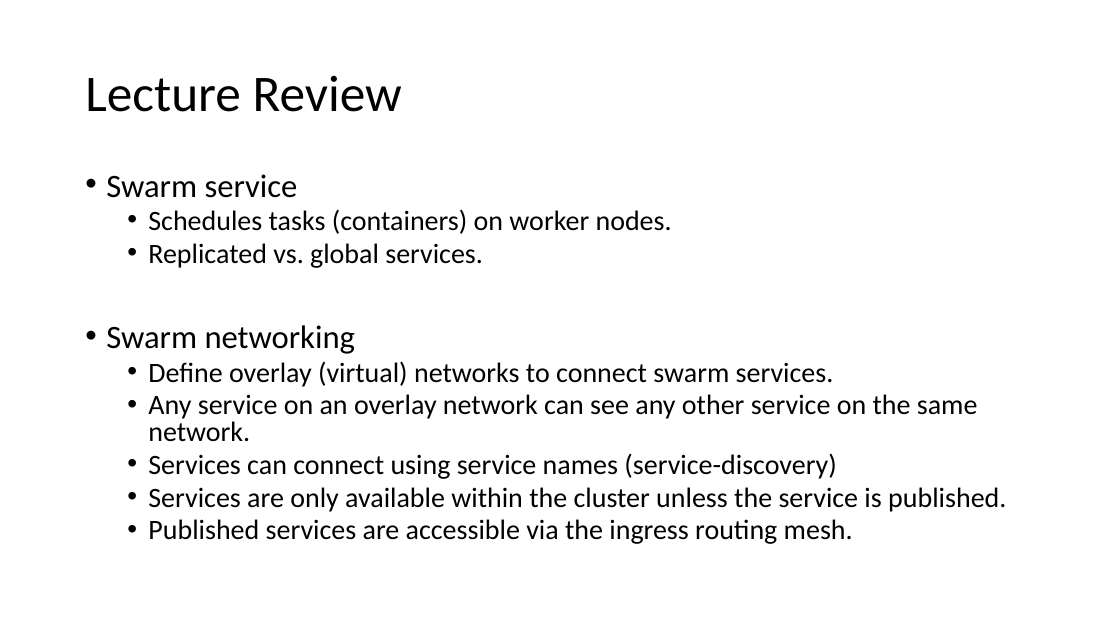
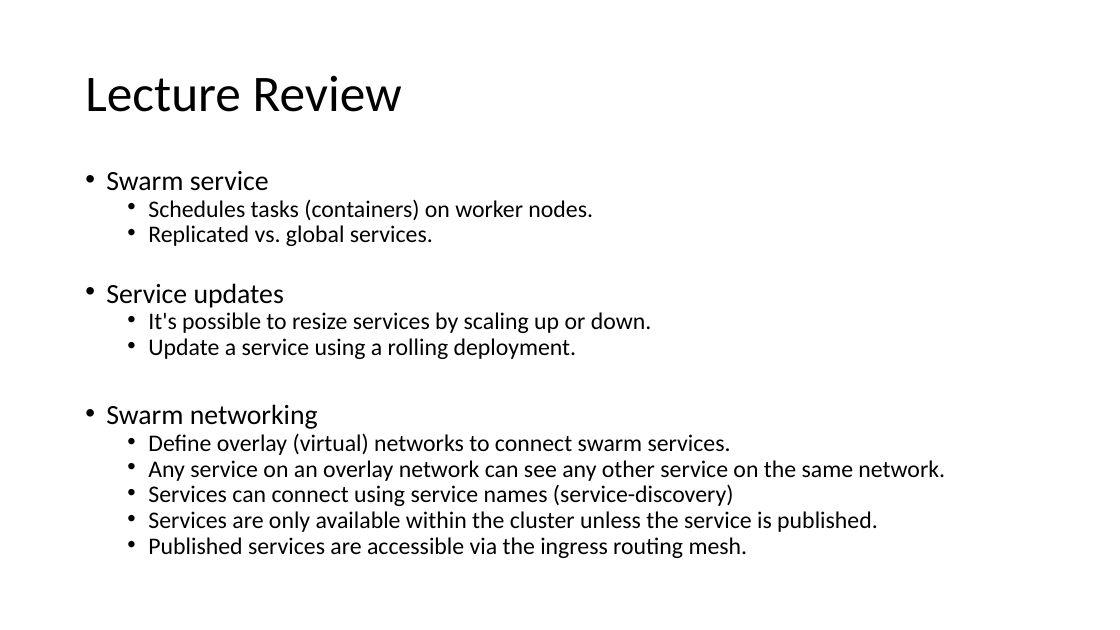
Before and after one commit to jasondbaker/infrastructure-class, a slide deck: slide 5 of review/lecture-review-week-13.pptx. Drawn at 1120x630 pixels with LibreOffice and Linux fonts; fonts in the diff are those of the drawing. Boxes give left, top, right and bottom in pixels: in the first picture for what was removed or moved away, otherwise in the second. Text is boxed around its words. In the diff, an @@ line names an element or a change of style, - is before the commit and + after.

Commit message:
update lecture review

```diff
--- a/review/lecture-review-week-13.pptx
+++ b/review/lecture-review-week-13.pptx
@@ text at (x1=106, y1=171, x2=945, y2=558): size 28 to 23.8 pt in "Swarm service", "Swarm networking"; size 24 to 20.4 pt in "Schedules tasks (containers) on worker nodes.", "Replicated vs. global services.", "Define overlay (virtual) networks to connect swarm ...", "Any service on an overlay network can ..." and 3 more places; line spacing 0.8 to 0.7 @@
@@ text at (x1=106, y1=283, x2=652, y2=359): paragraphs added @@
+• Service updates
+  • It's possible to resize services by scaling up or down.
+  • Update a service using a rolling deployment.
```
Also in this commit, not shown: 1 other slide changed, 1 slide removed.
